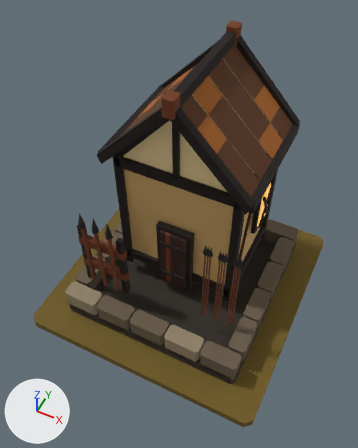
An edit to the glTF model art/fletcher_t3/fletcher_t3.glb, drawn before and after from the same camera.
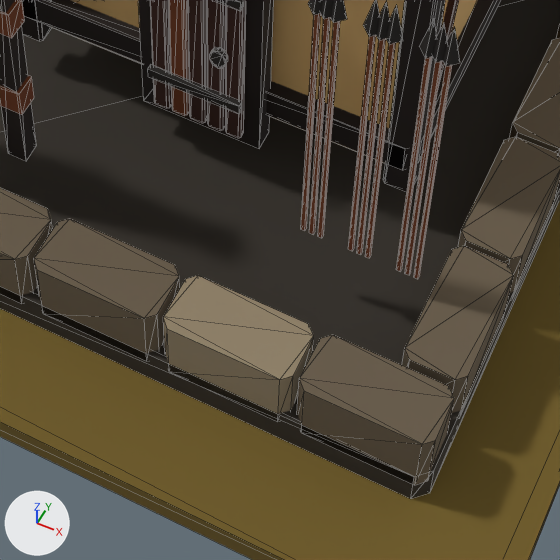
There are two pictures of each version: one whole from a 50 mm lens placed at (0.727, -1.566, 2.444), pointed at (-0.004, -0.105, 0.618), one close up on the part from 34% to 75% of the width and 56% to 89% of the height. Every picture has the same lights, and +X, +Y and +Z are marked at lower left. The last two pictures show the newer version. The close-ups show mesh edges as thin lines.

Objects in the first close-up: 'MMR | fletcher | T03 Architecture.001', 'MMR | fletcher | Tier 03 Ground.001'.
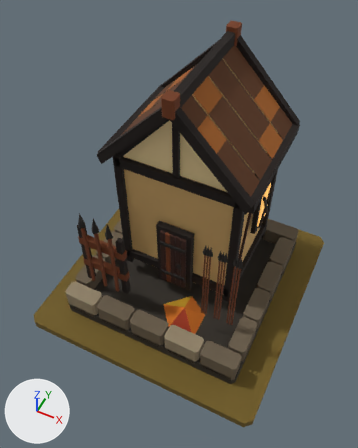
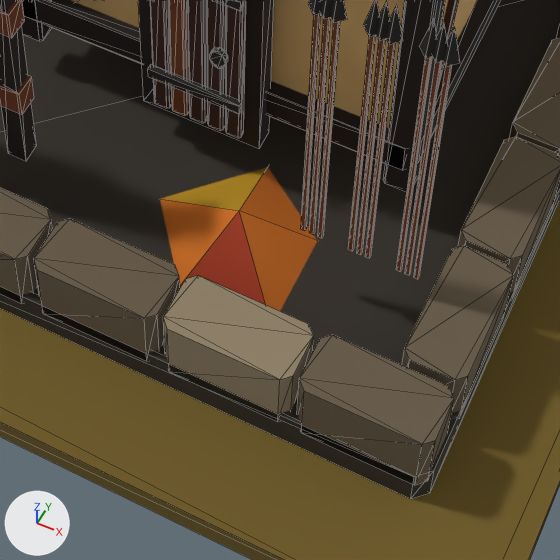
Scene script edits in JSON lines:
```json
{"op": "add", "block": "me_mmr___fletcher___t03_autumn_dressing_001", "code": ["me_mmr___fletcher___t03_autumn_dressing_001 = bpy.data.meshes.new('MMR | fletcher | T03 Autumn Dressing.001')", "me_mmr___fletcher___t03_autumn_dressing_001.from_pydata(...)  # 6 vertices, 5 faces; spans x -0.024..0.224, y -0.393..-0.143, z 0.063..0.163", "me_mmr___fletcher___t03_autumn_dressing_001.materials.append(mat_mmr___shared_palette_atlas)  # picture img_mmr_shared_color_palette_64"]}
{"op": "add", "block": "ob_mmr___fletcher___t03_autumn_dressing_001", "code": ["ob_mmr___fletcher___t03_autumn_dressing_001 = bpy.data.objects.new('MMR | fletcher | T03 Autumn Dressing.001', me_mmr___fletcher___t03_autumn_dressing_001)", "ob_mmr___fletcher___t03_autumn_dressing_001.location = (0.0, 0.0, 0.05)"]}
```

Location of each change, [x1, y1, x2, y2] in pixels of the close-ups (560 x 560 px):
```json
{"object": "MMR | fletcher | T03 Autumn Dressing.001", "change": "added", "after": [160, 167, 318, 311], "on screen": "brown"}
```
